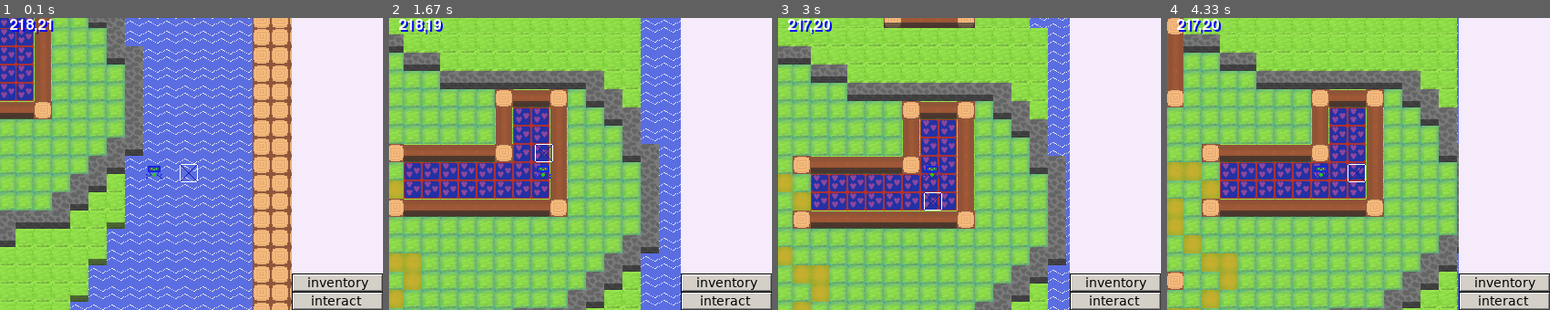
Above: before the commit, frames 1-4 (left to right).
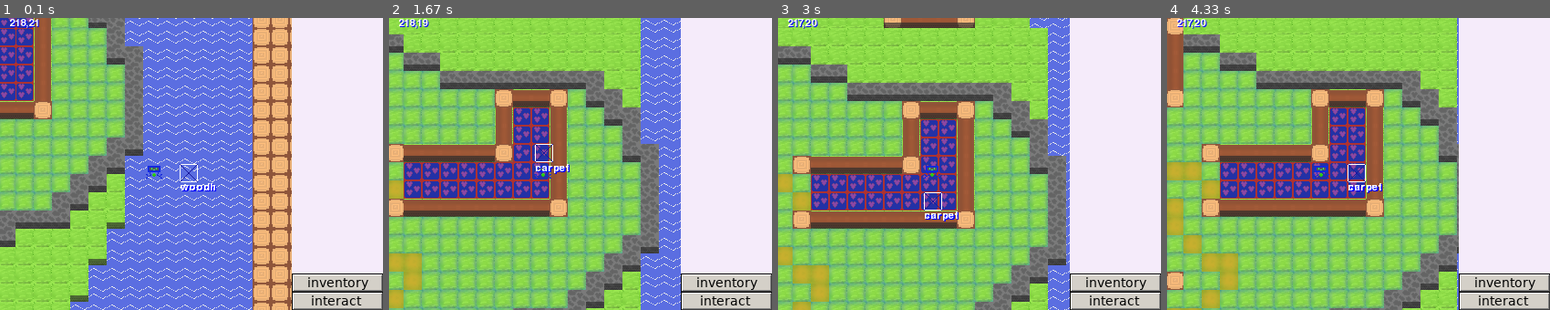
Above: after the commit, the same moments.

Repository: tigercoding56/pokethemoonforautism
Game: pygame game, started from libraries.py
Two runs of this game, one before a commit and one after it. Both use one fixed random seed, a clock stepped at 60 frames per second and the inputs below.
Inputs:
- Up to frame 1 (0.1 s): no input
- Up to frame 2 (1.67 s): hold Right 0.33-0.8 s; tap Space at 0.83 s; hold Up 1.17-1.63 s
- Up to frame 3 (3 s): hold Right 1.67-2.13 s; hold Left 2.17-2.7 s; hold Down from 2.73 s (still down)
- Up to frame 4 (4.33 s): release Down at 3.03 s; hold Left 3.07-3.47 s; hold Up 3.5-3.87 s; hold Right from 3.9 s (still down)

The runs differ from the first frame. In frame 1, 0.6% of the frame differs, in the area x 2-57%, y 0-60%; in frame 2, 0.6%; in frame 3, 0.6%; in frame 4, 0.6%.

Commit message:
4-- Commit Signed off by benedikt moore (celleron56@protonmail.com)

Diff:
--- a/inventory.py
+++ b/inventory.py
@@ -100,13 +100,16 @@
         global possible_items
         t = possible_items["coal"]
         if ist in possible_items:
-            temp = inventory[ist]
+            temp = possible_items[ist]
             if temp in self.inv:
-                self.inv[temp] =  inv[temp] + amount
-                if self.inv[inv[temp]] < 0:
+                self.inv[temp] =  self.inv[temp] + amount
+            else:
+                self.inv[temp] = amount
+            if self.inv[temp] < 0:
                     self.inv[temp] = 0
         else:
             print("there does not exist a item of name" + str(ist))
+        return self
 temp = inventoryc()
 temp.test()
 tempinventory = temp.inv
--- a/libraries.py
+++ b/libraries.py
@@ -4,6 +4,7 @@
 from PIL import Image
 import time
 import ptext
+import pickle
 import maingui as agui
 from maingui import App
 import enemies as EM
@@ -98,9 +99,9 @@
             self.percentage = self.percentage +1
             self.cx = self.lerp(self.lx,self.targetx,1/((self.steps - self.percentage)+0.000001))
             self.cy = self.lerp(self.ly,self.targety,1/((self.steps - self.percentage)+0.000001))
-            if self.percentage == self.steps :
-                self.cx = self.targetx
-                self.cy = self.targety
+        if self.percentage >= self.steps :
+            self.cx = self.targetx
+            self.cy = self.targety
 message = ["",0]
 class render():
     def __init__(self):
@@ -122,6 +123,7 @@
         self.screen.blit(self.arenaimg,(0,0))
     def renderwmp(self,camera,xgmap,frametime):
         global mousepos,message
+        getmessage()
         for x in range(-1,17):
             for y in range(-1,17):
                 x = x
@@ -147,14 +149,17 @@
 
 
                 self.screen.blit(self.playerpreimg,(159,159))
+                blitpos = [0,0]
                 if list(mousepos) == [-1,0]:
-                    self.screen.blit(self.highlight,(140 + self.gets(camera.cx),160 ))
+                    blitpos = (140 + self.gets(camera.cx),160 )
                 elif list(mousepos) == [1,0] :
-                    self.screen.blit(self.highlight,(200 + self.gets(camera.cx),160 ))
+                    blitpos = (200 + self.gets(camera.cx),160 )
                 elif list(mousepos) == [0,1]:
-                    self.screen.blit(self.highlight,(160 ,200 + self.gets(camera.cy)))
+                    blitpos = (160 ,200 + self.gets(camera.cy))
                 elif list(mousepos) == [0,-1] :
-                    self.screen.blit(self.highlight,(160 ,140 + self.gets(camera.cy)))
+                    blitpos = (160 ,140 + self.gets(camera.cy))
+                self.screen.blit(self.highlight,blitpos)
+                ptext.draw( str(message), (blitpos[0],blitpos[1]+20), shadow=(1.0,1.0), scolor="blue",fontsize=16)
 
 
 
@@ -165,23 +170,26 @@
 mycam = camera()
 mycam.tp(218,40)
 mycam.tp(226,26)
-camx = 218
-camy = 21
+cplayer.pos[0] = 218
+cplayer.pos[1] = 21
 frametime = 0
 drawsys.screen =  pygame.display.set_mode((X,Y))
 def interact():
-    global cmap,cplayer,camx,camy,mousepos,message
+    global cmap,cplayer,mousepos,message
     rlpos = mousepos
-    t = cmap.gettile(camx+rlpos[0] ,camy+rlpos[1],1)
+    t = cmap.gettile(cplayer.pos[0]+rlpos[0] ,cplayer.pos[1]+rlpos[1],1)
     if t.interactable :
         res = t.interact(cplayer,cmap)
         if len(res) > 0:
             cplayer = res[0]
         if len(res) > 1:
             cmap = res[1]
-        if len(res)>2 :
-            message = [res[2],60]
-    cmap.setmap(camx+rlpos[0] ,camy+rlpos[1],t)
+    cmap.setmap(cplayer.pos[0]+rlpos[0] ,cplayer.pos[1]+rlpos[1],t)
+
+def getmessage():
+    global message,cplayer,mousepos
+    rlpos = mousepos
+    message = cmap.gettile(cplayer.pos[0]+rlpos[0] ,cplayer.pos[1]+rlpos[1],1).message
 
 
 
@@ -189,14 +197,14 @@
 ###helper function
 isinvo = False
 def main():
-    global isinvo,mycam,camx,drawsys,camy,frametime,cmap,ACTIVEAREA,AREAS,transition, mousepos,pactare
-    mycam.move(camx,camy)
+    global isinvo,mycam,drawsys,frametime,cmap,ACTIVEAREA,AREAS,transition, mousepos,pactare
+    mycam.move(cplayer.pos[0],cplayer.pos[1])
     frametime = frametime + 1 % 20
     mycam.run()
     if not isinvo:
         if ACTIVEAREA == "WMP":
             drawsys.renderwmp(mycam,cmap,frametime)
-            ptext.draw( "" +str(camx) +","+ str(camy), (10, 0), shadow=(1.0,1.0), scolor="blue")
+            ptext.draw( "" +str(cplayer.pos[0]) +","+ str(cplayer.pos[1]), (10, 0), shadow=(1.0,1.0), scolor="blue",fontsize=16)
 
         elif ACTIVEAREA == "ARENA":
             drawsys.renderarena()
@@ -227,11 +235,13 @@
                 pygame.quit()
             if 'click' in intbtn.handleEvent(event):
                     interact()
+            if 'click' in invbtn.handleEvent(event):
+                isinvo = True
             if event.type == pygame.KEYDOWN and ACTIVEAREA == "WMP" and not isinvo:
 
                 keyeventlist = [0,0,0,0]
-                camerax = camx
-                cameray = camy
+                camerax = cplayer.pos[0]
+                cameray = cplayer.pos[1]
                 if event.key == pygame.K_RIGHT:
                     keyeventlist[1] = 1
                     mousepos = [1,0]
@@ -247,7 +257,7 @@
                 elif event.key == pygame.K_SPACE:
                     interact()
                 elif event.key == pygame.K_q:
-                    pass#(str(camy) + "'" + str(camx))
+                    pass#(str(cplayer.pos[1]) + "'" + str(cplayer.pos[0]))
                 elif event.key == pygame.K_w:
                     keyeventlist[2] = 1
                     mousepos = [0,-1]
@@ -262,31 +272,31 @@
                     mousepos = [1,0]
                 nexttile = 0
                 if keyeventlist == [1,0,0,0] and ACTIVEAREA == "WMP":
-                    if cmap.gettile(camx -1,camy,4) == 1:
-                        nexttile = cmap.gettile(camx -1,camy,1)
+                    if cmap.gettile(cplayer.pos[0] -1,cplayer.pos[1],4) == 1:
+                        nexttile = cmap.gettile(cplayer.pos[0] -1,cplayer.pos[1],1)
                         camerax = camerax - 1
 
                 elif keyeventlist == [0,0,1,0]:
-                    if cmap.gettile(camx,camy-1,4) == 1:
-                        nexttile = cmap.gettile(camx,camy-1,1)
+                    if cmap.gettile(cplayer.pos[0],cplayer.pos[1]-1,4) == 1:
+                        nexttile = cmap.gettile(cplayer.pos[0],cplayer.pos[1]-1,1)
                         cameray = cameray - 1
 
                 elif keyeventlist == [0,0,0,1]:
-                    if cmap.gettile(camx,camy+1,4) == 1:
-                        nexttile = cmap.gettile(camx,camy+1,1)
+                    if cmap.gettile(cplayer.pos[0],cplayer.pos[1]+1,4) == 1:
+                        nexttile = cmap.gettile(cplayer.pos[0],cplayer.pos[1]+1,1)
                         cameray = cameray + 1
 
                 elif keyeventlist == [0,1,0,0]:
-                    if cmap.gettile(camx +1,camy,4) == 1:
-                        nexttile =  cmap.gettile(camx +1,camy,1)
+                    if cmap.gettile(cplayer.pos[0] +1,cplayer.pos[1],4) == 1:
+                        nexttile =  cmap.gettile(cplayer.pos[0] +1,cplayer.pos[1],1)
                         camerax = camerax + 1
                 if  nexttile != 0 and len(nexttile.attributes) > 1:
                     print(nexttile)
                     if nexttile.attributes[1] > 0:
                         pokeinteraction = nexttile.attributes[1]
                         pokelevel = nexttile.attributes[2]
-                camx = camerax
-                camy = cameray
+                cplayer.pos[0] = camerax
+                cplayer.pos[1] = cameray
 
     if transition[0] < 0.5:
             transition[0] = transition[0] + 0.01
@@ -319,3 +329,5 @@
 
 if __name__ == "__main__":
 	import main
+	mycam.tp( 52,13)
+	cplayer.pos = [52,13]
--- a/tiledef.py
+++ b/tiledef.py
@@ -34,6 +34,7 @@
         return self.texture
     def lgco(self,attributes,name,color): # legacy compatibility
         self.name = name
+        self.message = self.name
         self.color = color
         if len(attributes) > 3:
             if  "unpassable" in attributes[3]:
@@ -47,6 +48,7 @@
         self.color = [0,0,0,0]
         self.walkable = 1
         self.name = '404'
+        self.message = ""
         #self.texture = ptexture('img/'+str(name)+'.png')
         self.texture = ptexture('img/404.png')
         self.textures = []
@@ -75,6 +77,14 @@
     def upd(self): #gets run after init to set defaults to water
         self.lgco(["ground",1,20],'grass1',(255,255,255,255))
 
+class gemstone(tile):
+    def upd(self): #gets run after init to set defaults to water
+        self.lgco(["ground",1,20],'gemstone',(77,77,157,255))
+        self.message = "(interact to mine gem)"
+        self.interactable = True
+    def interact(self,cplayer,cmap,message="found \n nothing"):
+        cplayer.inventory = cplayer.inventory.invadds("gem",1)
+        return [cplayer,cmap,message]
 class grass2(tile):
     def upd(self): #gets run after init to set defaults to water
         self.lgco(["ground",2,10],'grass2',(230,230,230,255))
@@ -124,7 +134,7 @@
 class safetile(tile):
     def upd(self):
         self.lgco(['ground', 0, 0],"safetile",(0, 255, 0, 255))
-xtiles = [water(),safetile(),tree(),woodh(),carpet(),wood(),cobblestone(),path(),steppingstones(),sand(),iceblock(),ice(),grass4(),grass3(),grass2(),grass1()]
+xtiles = [water(),safetile(),tree(),woodh(),carpet(),wood(),cobblestone(),path(),steppingstones(),sand(),iceblock(),ice(),grass4(),grass3(),grass2(),grass1(),gemstone()]
 tiles = []
 for itile in xtiles:
     itile.upd()
Binary file added: img/gemstone.png
Binary file added: img/goldore.png
Binary file changed: img/structures.png
Not shown, changed: build/web/pokethemoonforautism.apk
